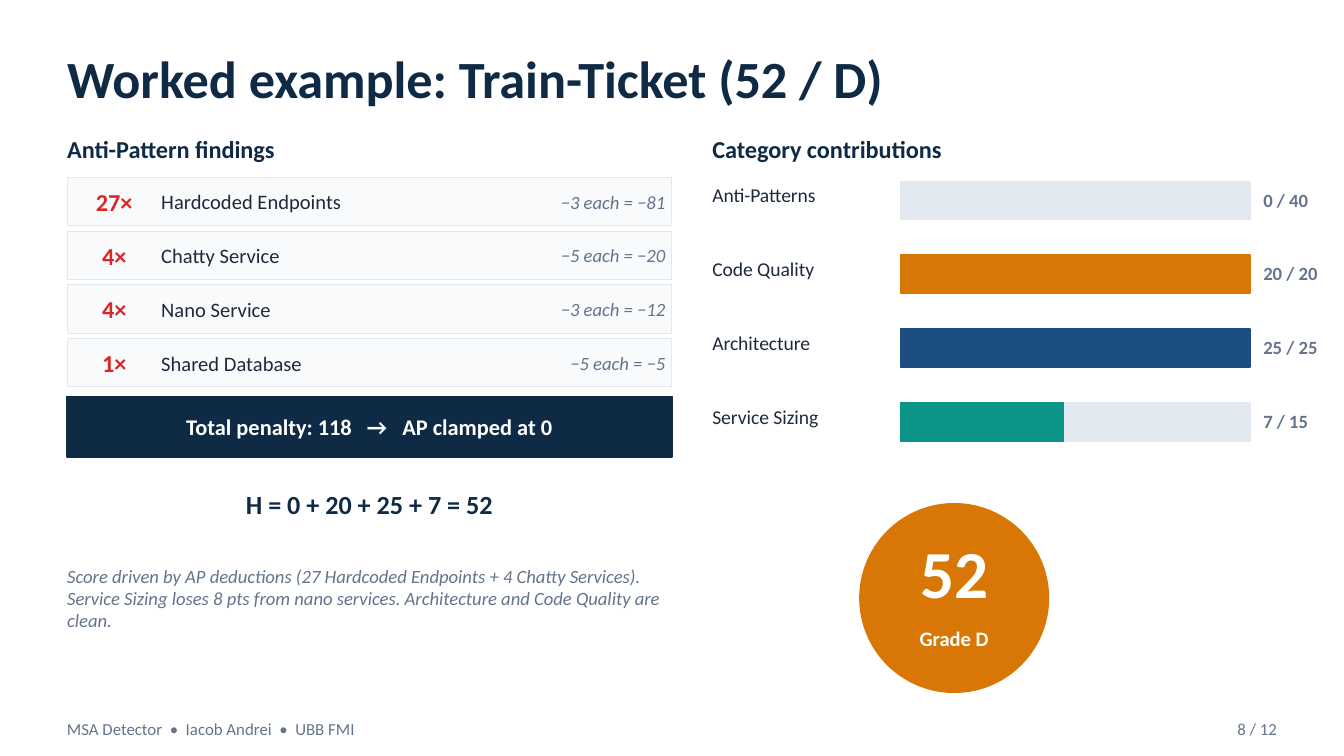
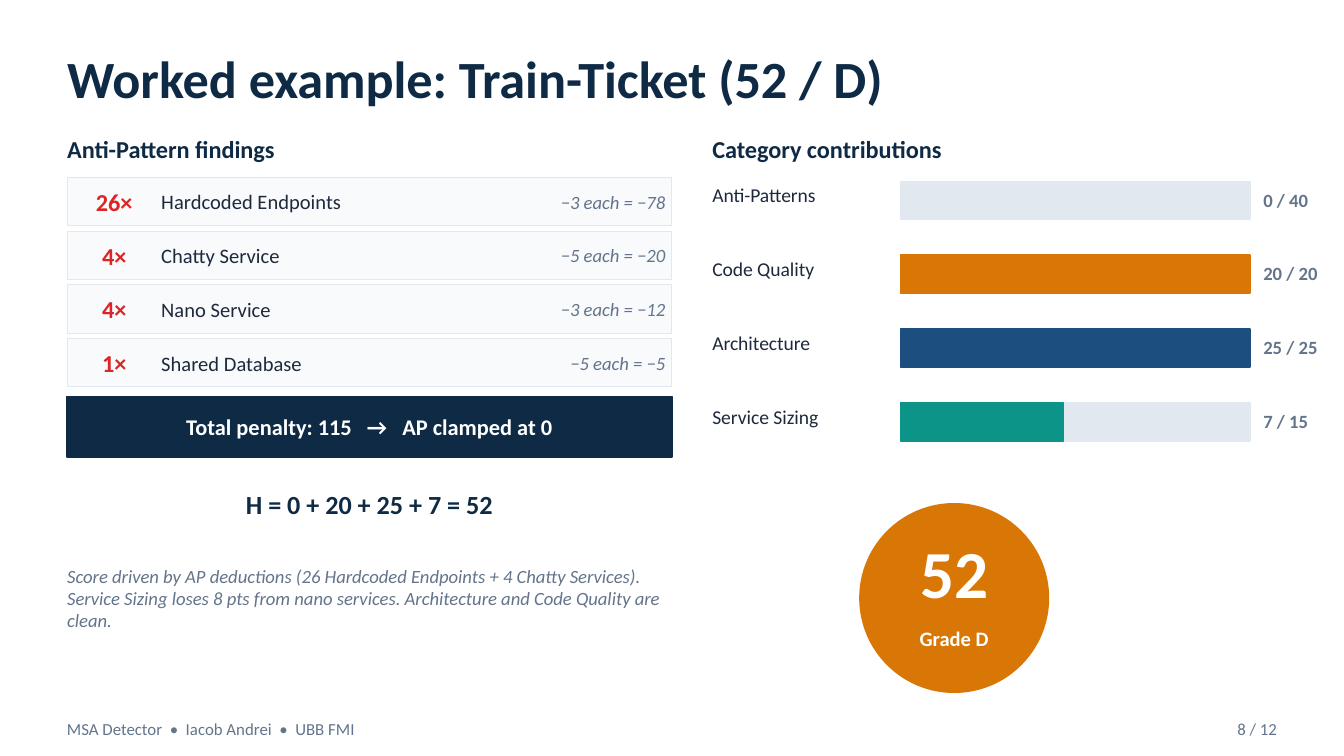
Before and after one commit to andrei45635/dissertation_backend, a slide deck: slide 8 of thesis/presentation/MSA_Detector_Defense.pptx. Drawn at 1344x756 pixels with LibreOffice and Linux fonts; fonts in the diff are those of the drawing. Boxes give left, top, right and bottom in pixels: in the first picture for what was removed or moved away, otherwise in the second. Text is boxed around its words. In the diff, an @@ line names an element or a change of style, - is before the commit and + after.

```diff
--- a/thesis/presentation/MSA_Detector_Defense.pptx
+++ b/thesis/presentation/MSA_Detector_Defense.pptx
@@ text at [96, 194, 133, 211]: text changed @@
-27×
+26×
@@ text at [561, 196, 665, 209]: text changed @@
-−3 each = −81
+−3 each = −78
@@ text at [186, 419, 552, 439]: text changed @@
-Total penalty: 118 → AP clamped at 0
+Total penalty: 115 → AP clamped at 0
@@ text at [67, 569, 660, 627]: text changed @@
-Score driven by AP deductions (27 Hardcoded Endpoints + 4 Chatty Services). Service Sizing loses 8 pts from nano services. Architecture and Code Quality are clean.
+Score driven by AP deductions (26 Hardcoded Endpoints + 4 Chatty Services). Service Sizing loses 8 pts from nano services. Architecture and Code Quality are clean.
```
Also in this commit, not shown: 4 other slides changed, 16 other files.
